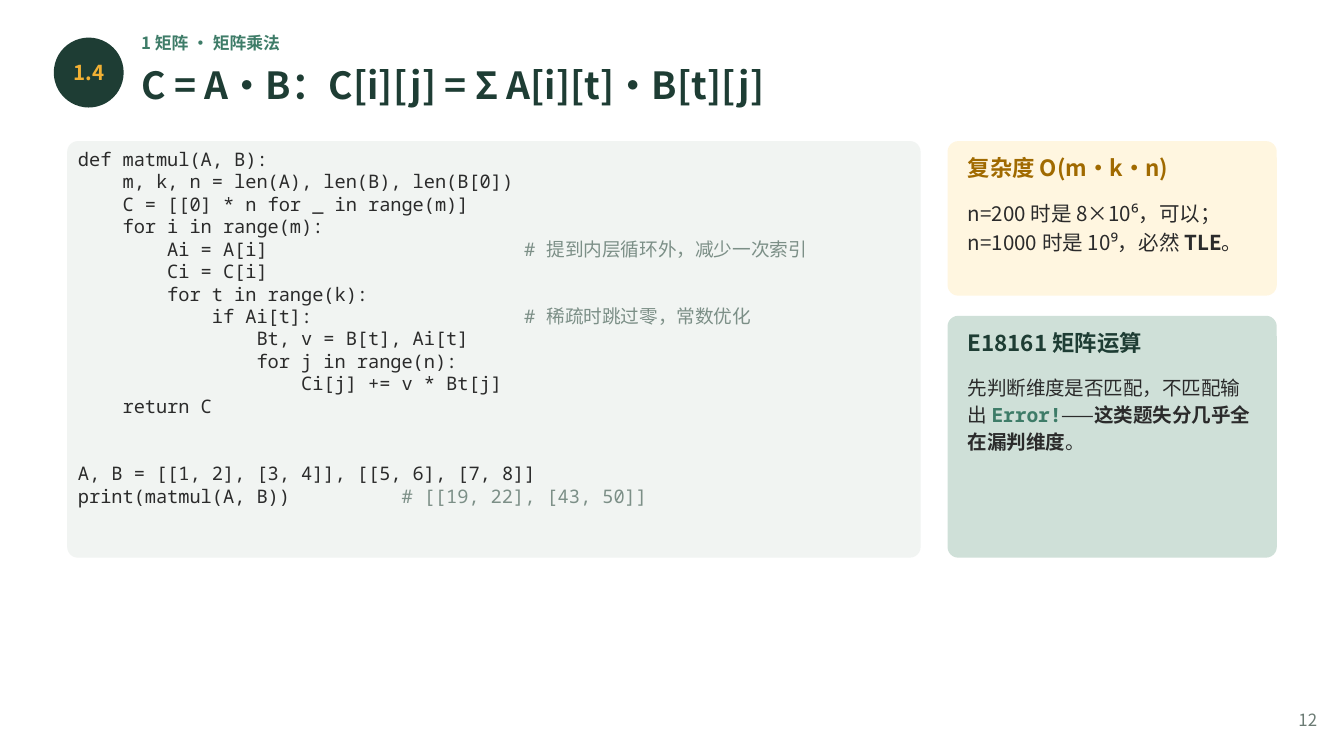
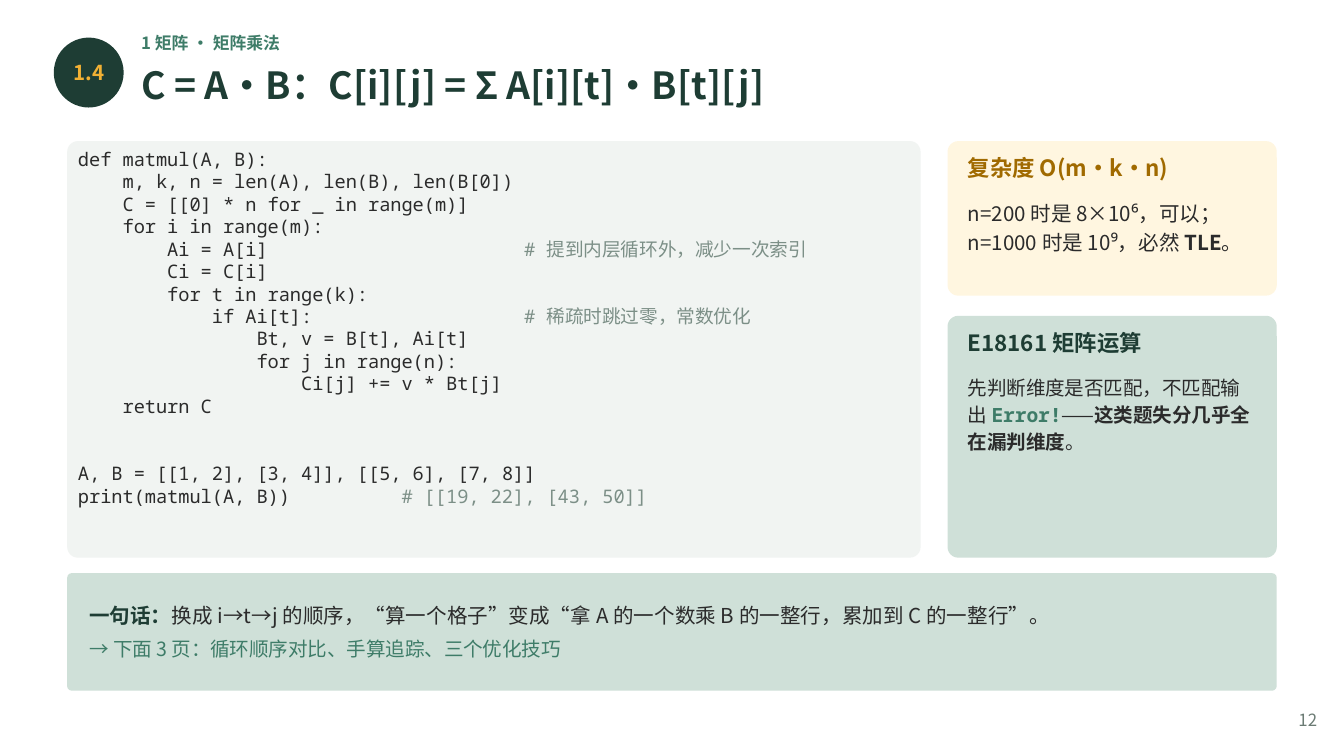
Before and after one commit to GMyhf/2026fall-cs101, a slide deck: slide 12 of courseware/202610_ADS_W06_Matrices_Sorting_Greedy.pptx. Drawn at 1344x756 pixels with LibreOffice and Linux fonts; fonts in the diff are those of the drawing. Boxes give left, top, right and bottom in pixels: in the first picture for what was removed or moved away, otherwise in the second. Text is boxed around its words. In the diff, an @@ line names an element or a change of style, - is before the commit and + after.

```diff
--- a/courseware/202610_ADS_W06_Matrices_Sorting_Greedy.pptx
+++ b/courseware/202610_ADS_W06_Matrices_Sorting_Greedy.pptx
@@ rounded rectangle added at bbox=[67, 574, 1277, 691], fill #CFE0D8 @@
@@ text added at bbox=[89, 605, 1049, 658], 11 pt, text #2B2B2B @@
+一句话：换成 i→t→j 的顺序，“算一个格子”变成“拿 A 的一个数乘 B 的一整行，累加到 C 的一整行”。
+→ 下面 3 页：循环顺序对比、手算追踪、三个优化技巧
```
Also in this commit, not shown: 28 other slides changed, 3 slides added.
